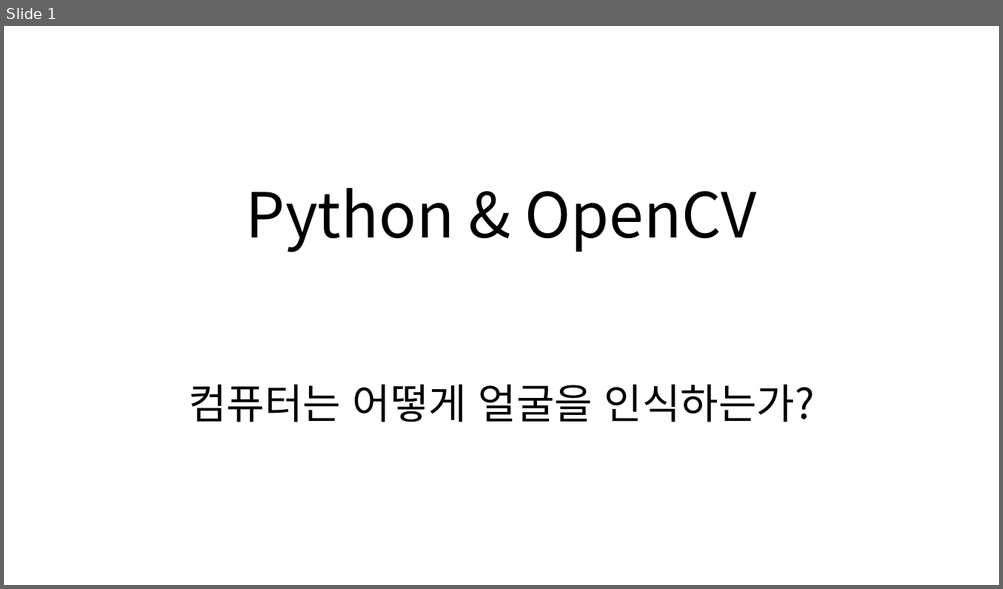
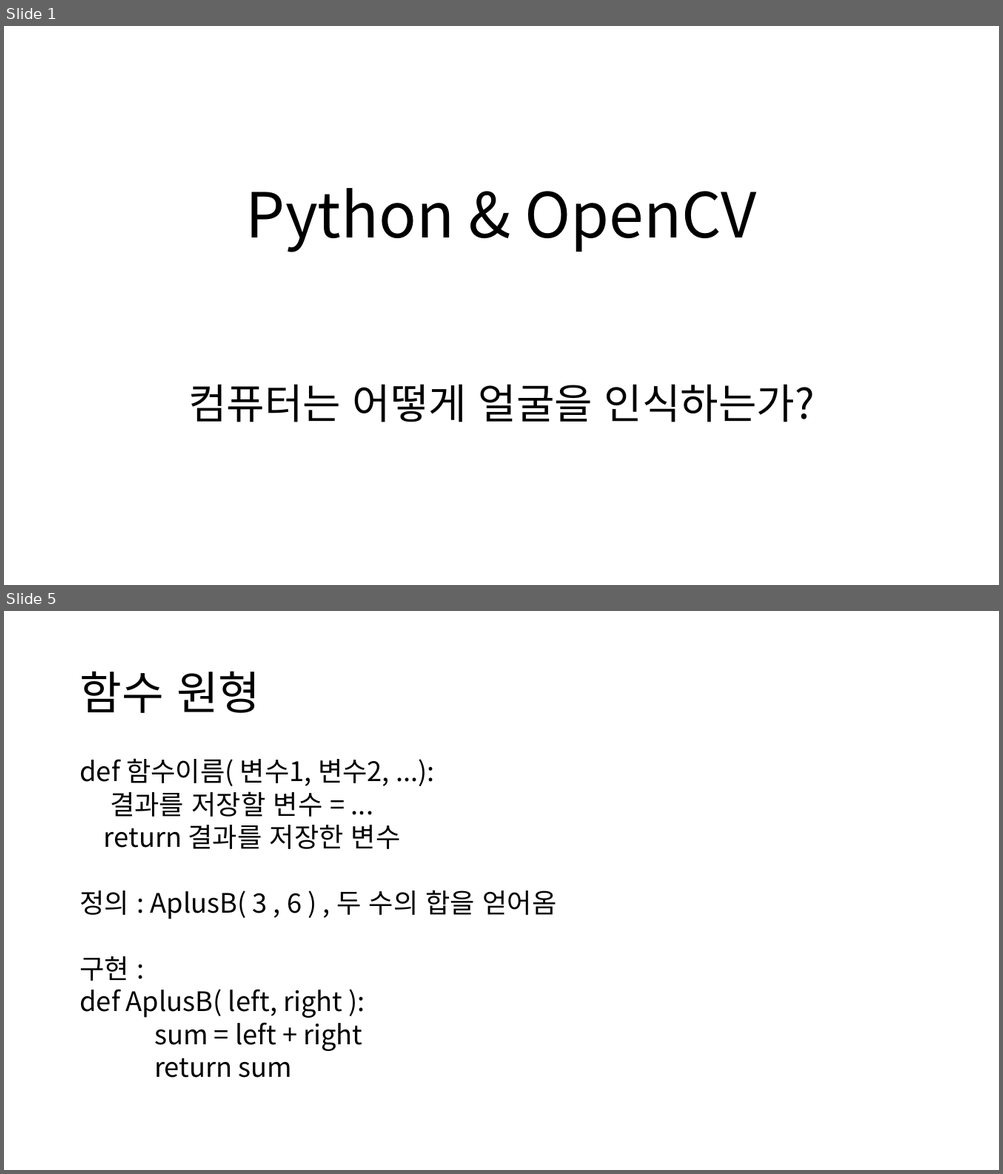
Before and after one commit to SeongYil/ym, a slide deck: 3주차/3주차.pptx. Shown one above the other, each under a label of ours: slide 1 before the commit, slides 1 and 5 after it; the slides between them are not shown. The pictures are 1003x589 and 1003x1174 pixels, drawn with LibreOffice and Linux fonts; fonts in the diff are those of the drawing. Boxes give left, top, right and bottom in pixels: in the first picture for what was removed or moved away, otherwise in the second. Text is boxed around its words. In the diff, an @@ line names an element or a change of style, - is before the commit and + after.

```diff
--- a/3주차/3주차.pptx
+++ b/3주차/3주차.pptx
@@ slide 5 added at bbox=[4, 611, 999, 1170], background #FFFFFF @@
@@ title added at bbox=[79, 671, 260, 713], 44 pt, text #000000 @@
+함수 원형
@@ text added at bbox=[79, 758, 556, 1078], 25.9 pt, text #000000 @@
+def 함수이름( 변수1, 변수2, ...):
+결과를 저장할 변수 = ...
+return 결과를 저장한 변수
+정의 : AplusB( 3 , 6 ) , 두 수의 합을 얻어옴
+구현 :
+def AplusB( left, right ):
+sum = left + right
+return sum
```
Also in this commit, not shown: 6 other slides added, 7 other files.
